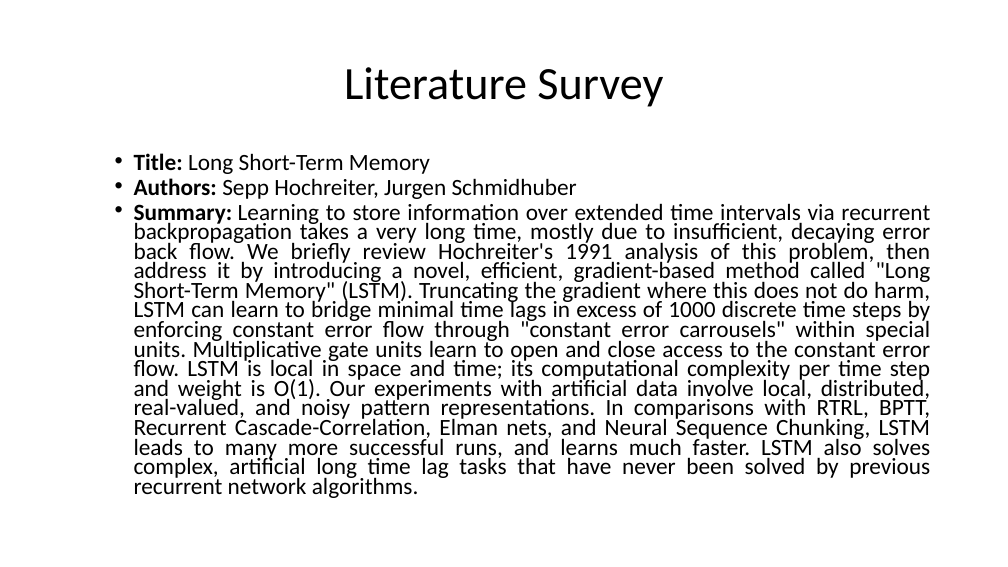
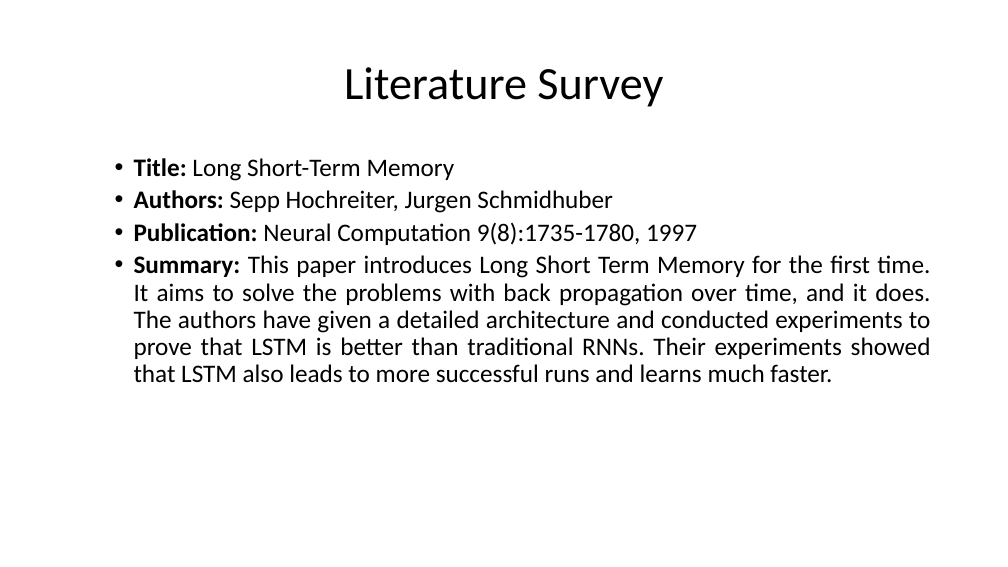
Before and after one commit to HarshaKy/text-classifier, a slide deck: slide 8 of docs/presentation/Presentation.pptx (slide 7 before the commit). Drawn at 1008x567 pixels with LibreOffice and Linux fonts; fonts in the diff are those of the drawing. Boxes give left, top, right and bottom in pixels: in the first picture for what was removed or moved away, otherwise in the second. Text is boxed around its words. In the diff, an @@ line names an element or a change of style, - is before the commit and + after.

Commit message:
presentation update

```diff
--- a/docs/presentation/Presentation.pptx
+++ b/docs/presentation/Presentation.pptx
@@ text at (x1=134, y1=158, x2=613, y2=213): size 22.2 to 24 pt in "Title: Long Short-Term Memory", "Authors: Sepp Hochreiter, Jurgen Schmidhuber"; line spacing 0.7 to 0.9 @@
@@ text at (x1=134, y1=222, x2=931, y2=383): text changed; size 22.2 to 24 pt @@
-  • Summary: Learning to store information over extended time intervals via recurrent backpropagation takes a very long time, mostly due to insufficient, decaying error back flow. We briefly review Hochreiter's 1991 analysis of this problem, then address it by introducing a novel, efficient, gradient-based method called "Long Short-Term Memory" (LSTM). Truncating the gradient where this does not do harm, LSTM can learn to bridge minimal time lags in excess of 1000 discrete time steps by enforcing constant error flow through "constant error carrousels" within special units. Multiplicative gate units learn to open and close access to the constant error flow. LSTM is local in space and time; its computational complexity per time step and weight is O(1). Our experiments with artificial data involve local, distributed, real-valued, and noisy pattern representations. In comparisons with RTRL, BPTT, Recurrent Cascade-Correlation, Elman nets, and Neural Sequence Chunking, LSTM leads to many more successful runs, and learns much faster. LSTM also solves complex, artificial long time lag tasks that have never been solved by previous recurrent network algorithms.
+  • Publication: Neural Computation 9(8):1735-1780, 1997
+  • Summary: This paper introduces Long Short Term Memory for the first time. It aims to solve the problems with back propagation over time, and it does. The authors have given a detailed architecture and conducted experiments to prove that LSTM is better than traditional RNNs. Their experiments showed that LSTM also leads to more successful runs and learns much faster.
```
Also in this commit, not shown: 14 other slides changed, 2 slides added, 1 slide removed.
